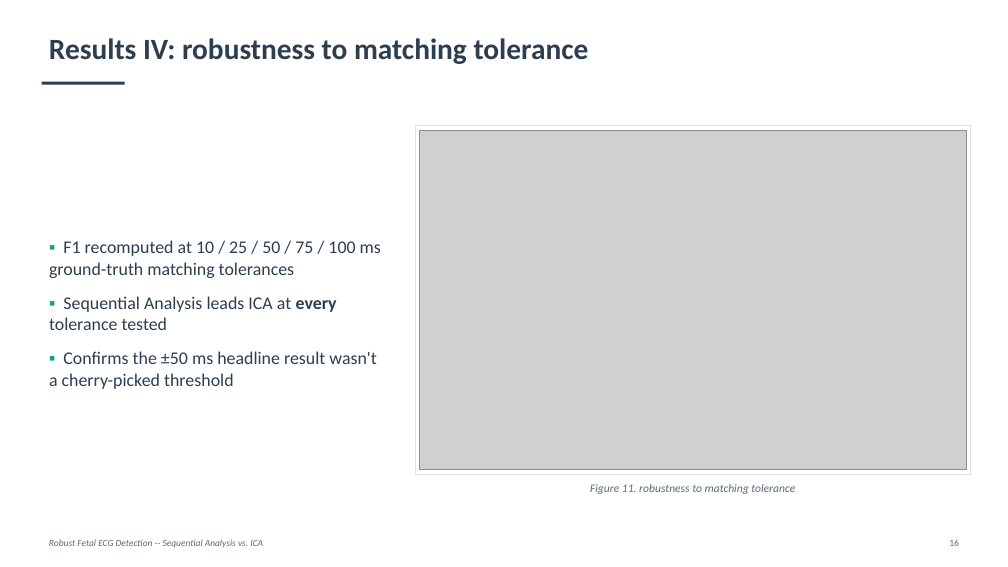
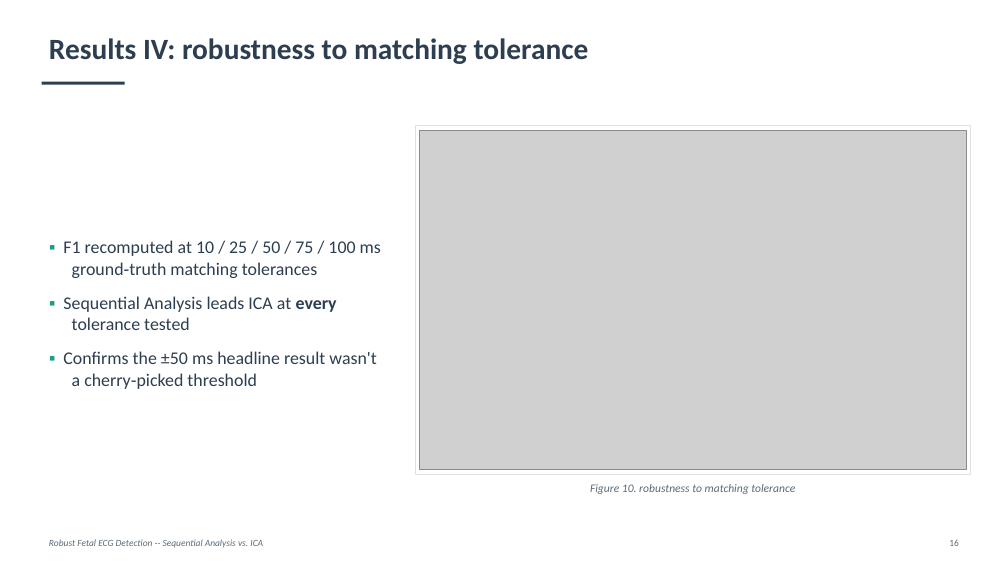
Before and after one commit to fedeceru/BSP_project, a slide deck: slide 16 of presentation/BSP_presentation.pptx. Drawn at 1008x567 pixels with LibreOffice and Linux fonts; fonts in the diff are those of the drawing; grey boxes stand for pictures. Boxes give left, top, right and bottom in pixels: in the first picture for what was removed or moved away, otherwise in the second. Text is boxed around its words. In the diff, an @@ line names an element or a change of style, - is before the commit and + after.

```diff
--- a/presentation/BSP_presentation.pptx
+++ b/presentation/BSP_presentation.pptx
@@ text at bbox=[63, 240, 381, 278]: text changed @@
-▪ F1 recomputed at 10 / 25 / 50 / 75 / 100 ms ground-truth matching tolerances
+▪ F1 recomputed at 10 / 25 / 50 / 75 / 100 ms ground‑truth matching tolerances
@@ text at bbox=[63, 296, 337, 330]: indent changed @@
@@ text at bbox=[63, 351, 376, 389]: text changed @@
-▪ Confirms the ±50 ms headline result wasn't a cherry-picked threshold
+▪ Confirms the ±50 ms headline result wasn't a cherry‑picked threshold
@@ text at bbox=[590, 484, 795, 494]: text changed @@
-Figure 11. robustness to matching tolerance
+Figure 10. robustness to matching tolerance
```
Also in this commit, not shown: 19 other slides changed, 2 other files.
